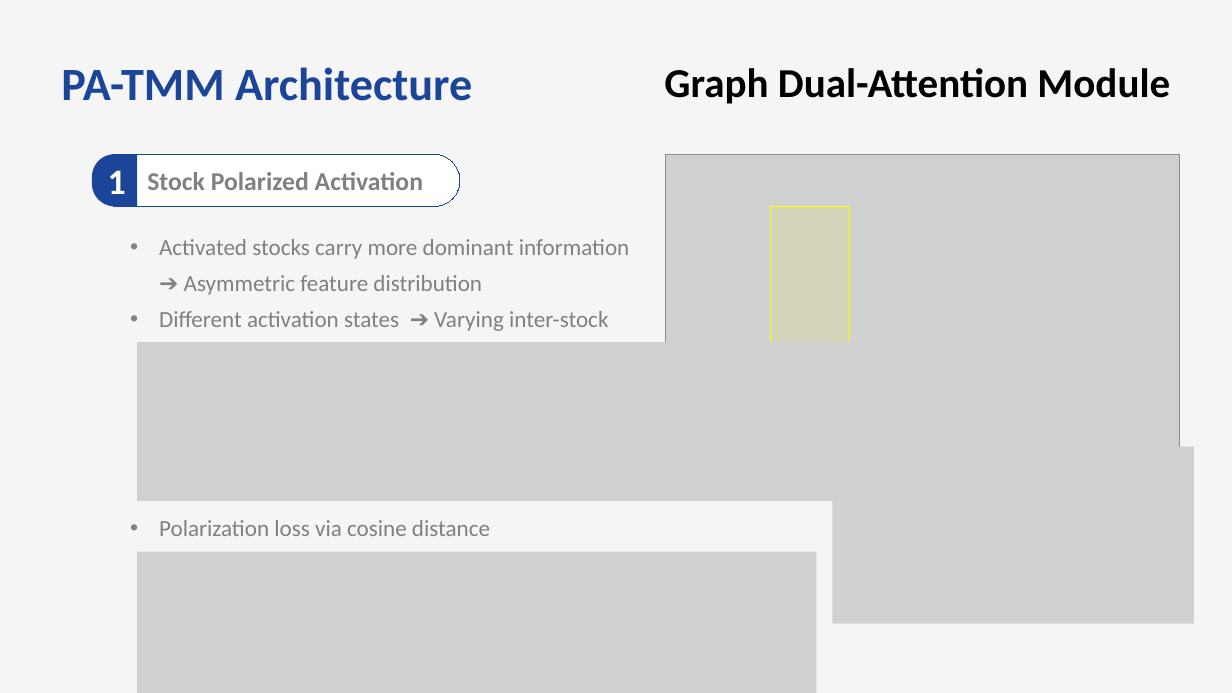
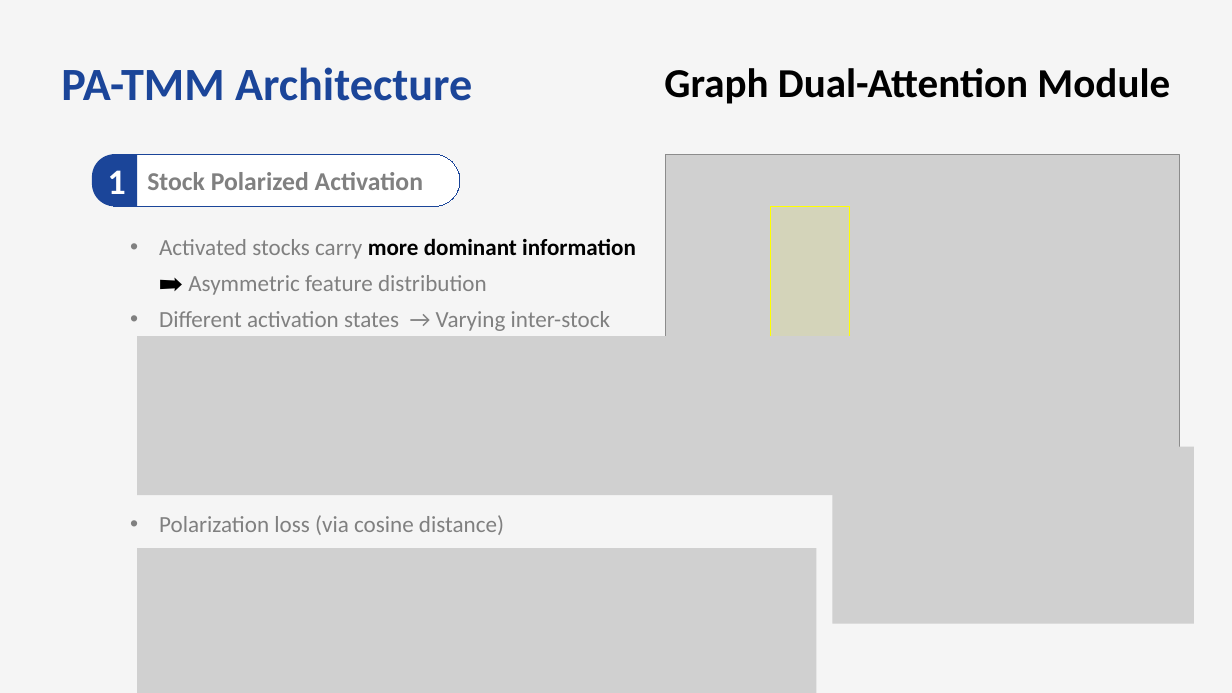
Before and after one commit to bts1991/study, a slide deck: slide 14 of 논문 Review/Others/paper_review.pptx. Drawn at 1232x693 pixels with LibreOffice and Linux fonts; fonts in the diff are those of the drawing; grey boxes stand for pictures. Boxes give left, top, right and bottom in pixels: in the first picture for what was removed or moved away, otherwise in the second. Text is boxed around its words. In the diff, an @@ line names an element or a change of style, - is before the commit and + after.

```diff
--- a/논문 Review/Others/paper_review.pptx
+++ b/논문 Review/Others/paper_review.pptx
@@ text at [159, 238, 636, 331]: text changed @@
-  • Activated stocks carry more dominant information
-    ➔ Asymmetric feature distribution
-  • Different activation states ➔ Varying inter-stock influences ➔ Separate embedding
+  • Activated stocks carry more dominant information
+    ➡️ Asymmetric feature distribution
+  • Different activation states → Varying inter-stock influences ➡️ Separate embedding
@@ picture: place and size @@
-picture at [137, 342, 1083, 501]
+picture at [137, 336, 1083, 495]
@@ text at [159, 515, 568, 575]: text changed @@
-  • Polarization loss via cosine distance
-    “Opposing → separated”, “Similar → closer”
+  • Polarization loss (via cosine distance)
+    “Opposing ➡️ Separated, Similar ➡️ Closer”
@@ picture: place and size @@
-picture at [137, 552, 816, 693]
+picture at [137, 548, 816, 693]
```
Also in this commit, not shown: 13 other slides changed, 9 slides added.
